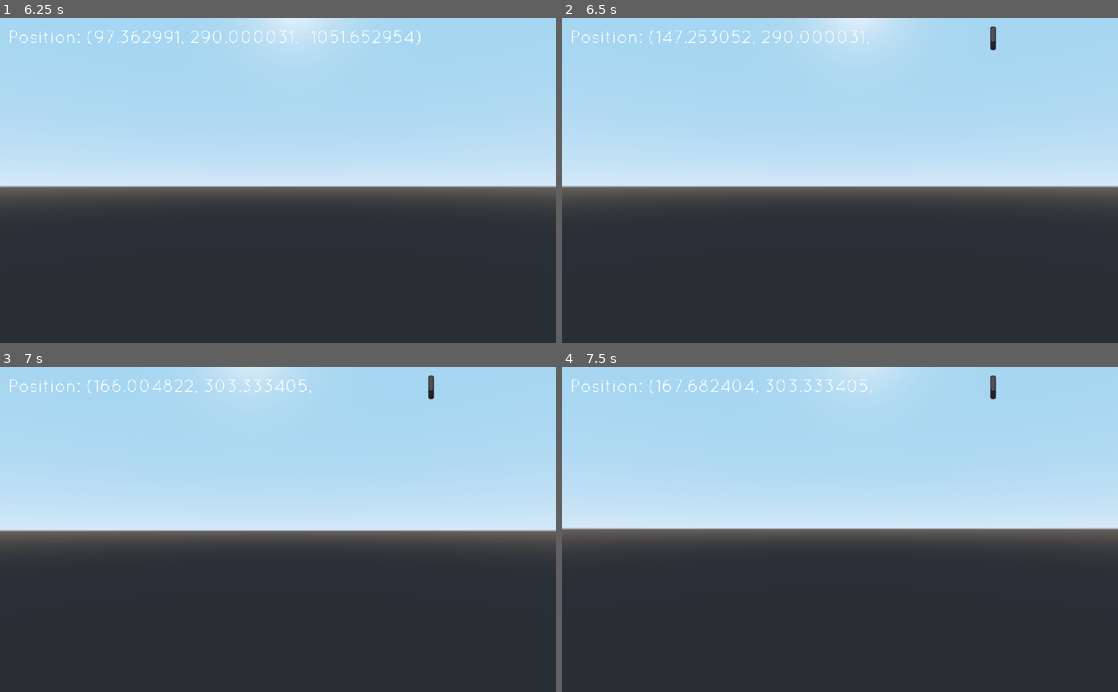
Above: before the commit, frames 1-4 (two rows, left to right).
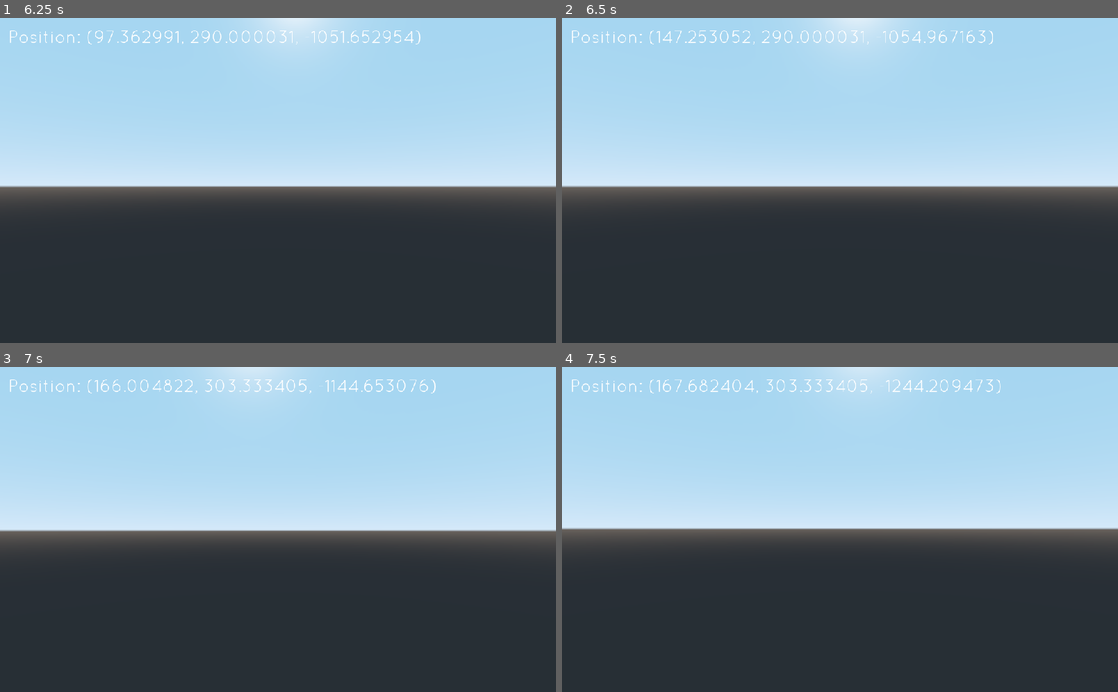
Above: after the commit, the same moments.

Repository: aacitelli/Birdwatch
Game: Godot game, scene res://Core/Main.tscn
Same seed, same stepped clock (60 frames per second), same inputs: the game is played once before the commit and once after it.
Inputs (mouse positions are in pixels of both pictures, inside the frame that each line leads up to):
- Up to frame 1 (6.25 s): tap Enter at 0.5 s; move the mouse to (305, 180) at 0.52 s; hold W (move_forward) 0.53-5.78 s; tap Space (jump) at 0.77, 1.52, 3.02, 3.77, 4.52, 6.02 s; move the mouse to (250, 180) at 1.27 s; move the mouse to (289, 174) at 2.02 s; move the mouse to (272, 187) at 2.77 s; move the mouse to (316, 183) at 3.52 s; move the mouse to (233, 177) at 4.27 s; move the mouse to (283, 180) at 5.02 s; move the mouse to (255, 174) at 5.77 s; hold D (move_right) from 5.78 s (still down)
- Up to frame 2 (6.5 s): keep holding D (move_right)
- Up to frame 3 (7 s): move the mouse to (305, 529) at 6.52 s; release D (move_right) at 6.53 s; hold W (move_forward) from 6.53 s (still down); tap Space (jump) at 6.77 s
- Up to frame 4 (7.5 s): keep holding W (move_forward); move the mouse to (812, 529) at 7.27 s

Frame 1 is identical in both runs. In frame 2, 0.2% of the frame differs, in the area x 57-79%, y 2-11%; in frame 3, 0.2%, in the area x 58-79%, y 2-11%; in frame 4, 0.2%.

Commit message:
ITS ALIVE (Half the normals were switched, which took a LONG time to find)

Diff:
--- a/Entities/Player/Player.tscn
+++ b/Entities/Player/Player.tscn
@@ -28,7 +28,7 @@
 [node name="Position" type="RichTextLabel" parent="CanvasLayer"]
 margin_left = 15.0
 margin_top = 15.0
-margin_right = 800.0
+margin_right = 900.0
 margin_bottom = 60.0
 custom_fonts/normal_font = ExtResource( 4 )
 __meta__ = {
--- a/WorldGen/Chunk.gd
+++ b/WorldGen/Chunk.gd
@@ -53,7 +53,7 @@
 	self.water_level = percentiles[25]
 
 	# Actually start off generation stuff
-	generate_water()
+	# generate_water()
 	generate_chunk()
 
 func generate_chunk():
@@ -114,25 +114,25 @@
 			# Bottom-right triangle of the current block
 			var br_height_average = (tr_height + bl_height + br_height) / 3.0
 			if br_height_average >= 0 and br_height_average <= self.water_level:
+				ocean.append(br_pos)
+				ocean.append(bl_pos)
 				ocean.append(tr_pos)
-				ocean.append(bl_pos)
-				ocean.append(br_pos)
 			elif br_height_average > self.water_level and br_height_average <= percentiles[30]:
+				beach.append(br_pos)
+				beach.append(bl_pos)
 				beach.append(tr_pos)
-				beach.append(bl_pos)
-				beach.append(br_pos)
 			elif br_height_average > percentiles[30] and br_height_average <= percentiles[65]:
+				lowlands.append(br_pos)
+				lowlands.append(bl_pos)
 				lowlands.append(tr_pos)
-				lowlands.append(bl_pos)
-				lowlands.append(br_pos)
 			elif br_height_average > percentiles[65] and br_height_average <= percentiles[85]:
+				highlands.append(br_pos)
+				highlands.append(bl_pos)
 				highlands.append(tr_pos)
-				highlands.append(bl_pos)
-				highlands.append(br_pos)
 			else:
+				mountains.append(br_pos)
+				mountains.append(bl_pos)
 				mountains.append(tr_pos)
-				mountains.append(bl_pos)
-				mountains.append(br_pos)
 
 	# Materials for each biome
 	var ocean_material = preload("res:///WorldGen/Biomes/OceanMaterial.tres")
@@ -141,11 +141,11 @@
 	var highlands_material = preload("res:///WorldGen/Biomes/HighlandsMaterial.tres")
 	var mountains_material = preload("res:///WorldGen/Biomes/MountainsMaterial.tres")
 
-	print("Ocean Vertices: " + str(ocean))
-	print("Beach Vertices: " + str(beach))
-	print("Lowlands Vertices: " + str(lowlands))
-	print("Highlands Vertices: " + str(highlands))
-	print("Mountains Vertices: " + str(mountains))
+#	print("Ocean Vertices: " + str(ocean))
+#	print("Beach Vertices: " + str(beach))
+#	print("Lowlands Vertices: " + str(lowlands))
+#	print("Highlands Vertices: " + str(highlands))
+#	print("Mountains Vertices: " + str(mountains))
 
 	# Take each list of vertices through the function that'll draw them with the specified material
 	render_set_of_vertices_with_material(ocean, ocean_material)
